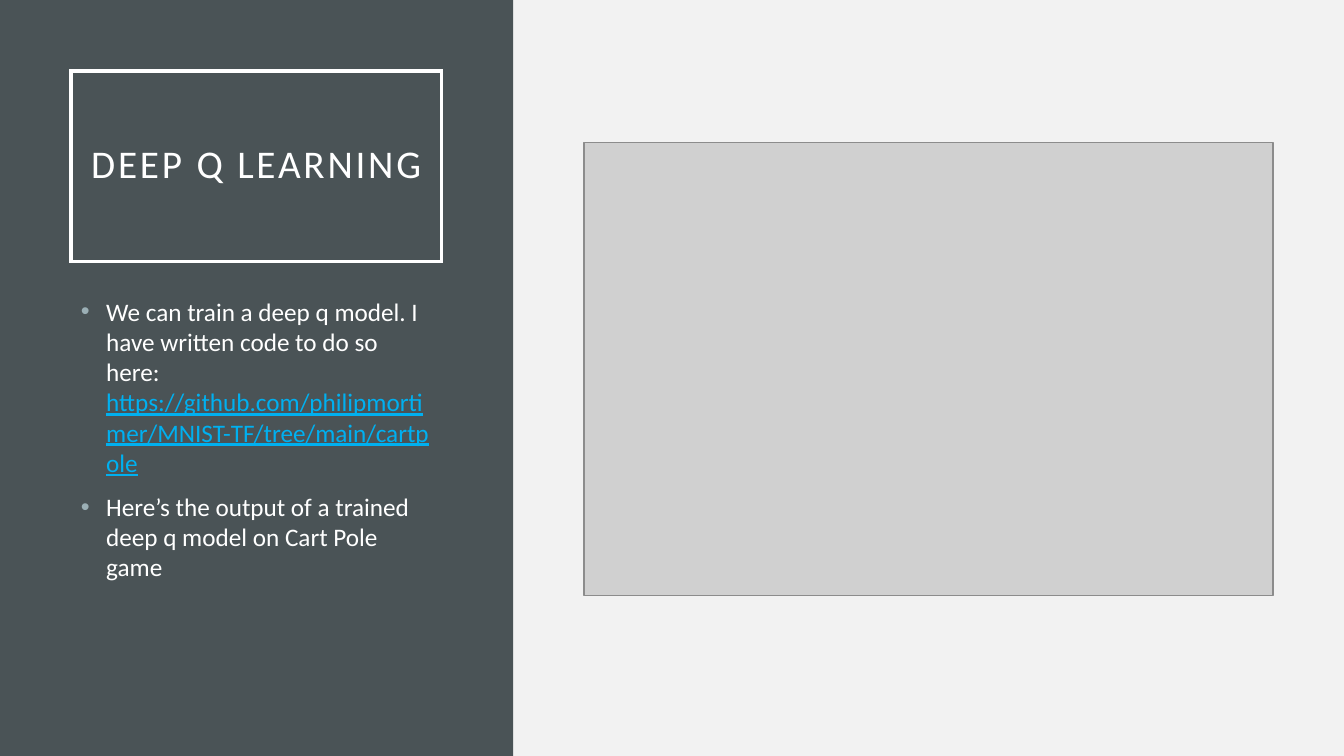
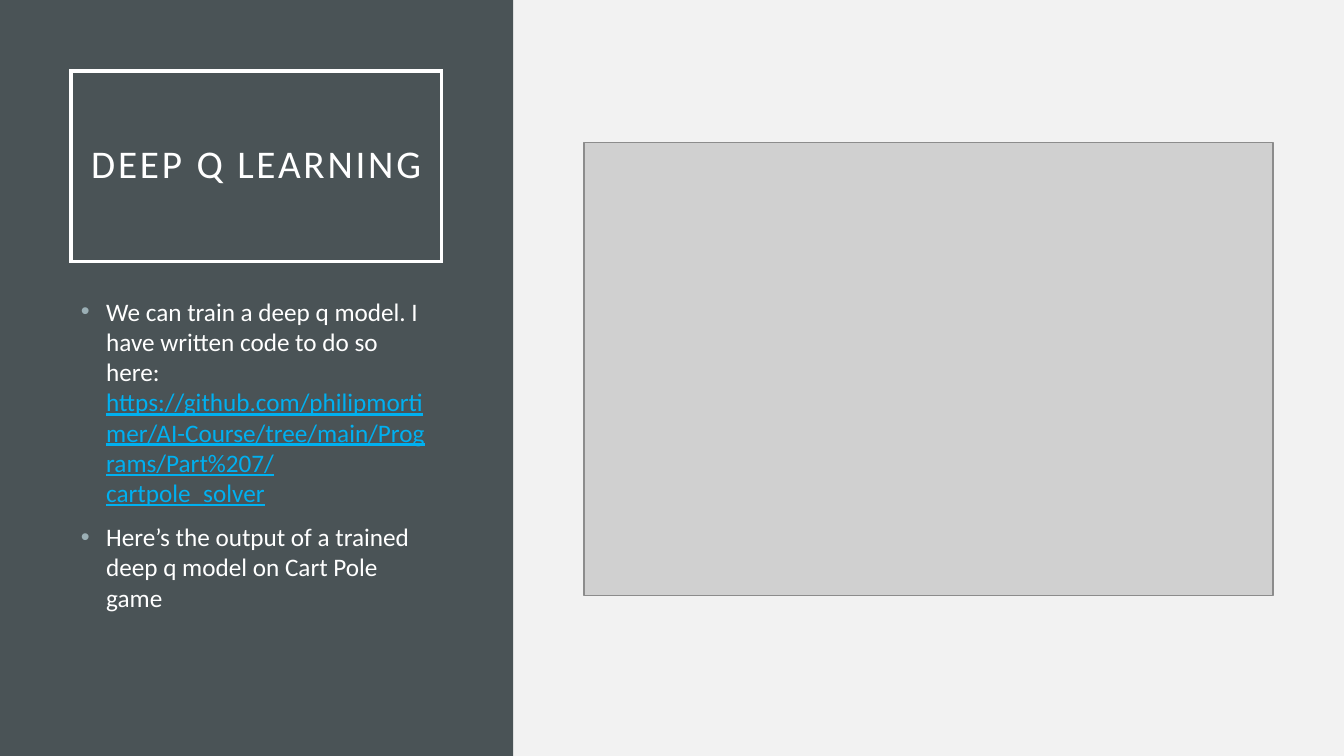
Before and after one commit to philipmortimer/AI-Course, a slide deck: slide 22 of Slides/AI Part 7.pptx. Drawn at 1344x756 pixels with LibreOffice and Linux fonts; fonts in the diff are those of the drawing; grey boxes stand for pictures. Boxes give left, top, right and bottom in pixels: in the first picture for what was removed or moved away, otherwise in the second. Text is boxed around its words. In the diff, an @@ line names an element or a change of style, - is before the commit and + after.

```diff
--- a/Slides/AI Part 7.pptx
+++ b/Slides/AI Part 7.pptx
@@ text at <box>106,303,424,506</box>: text changed @@
-• We can train a deep q model. I have written code to do so here: https://github.com/philipmortimer/MNIST-TF/tree/main/cartpole
+• We can train a deep q model. I have written code to do so here: https://github.com/philipmortimer/AI-Course/tree/main/Programs/Part%207/cartpole_solver
```
Also in this commit, not shown: 1 other slide changed, 5 other files.
